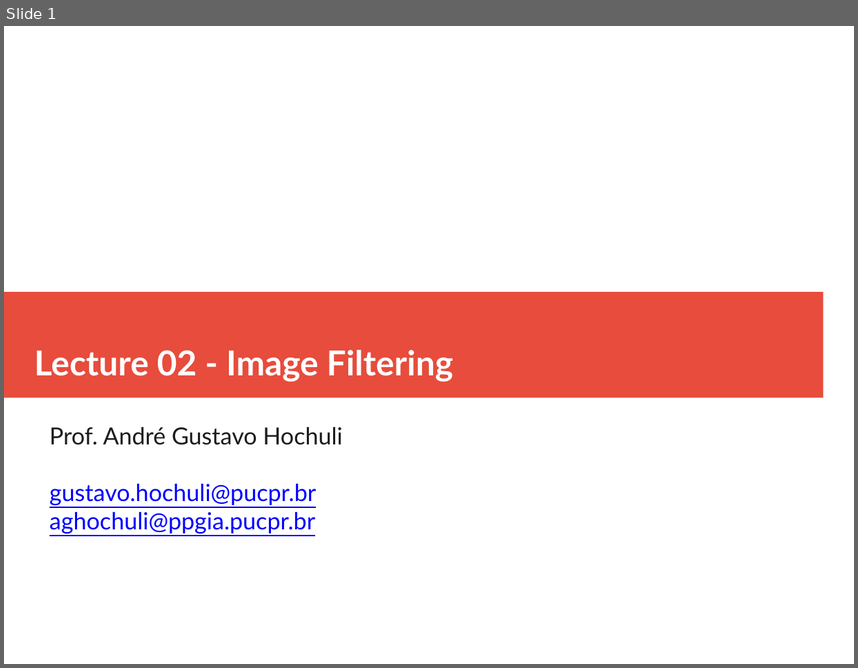
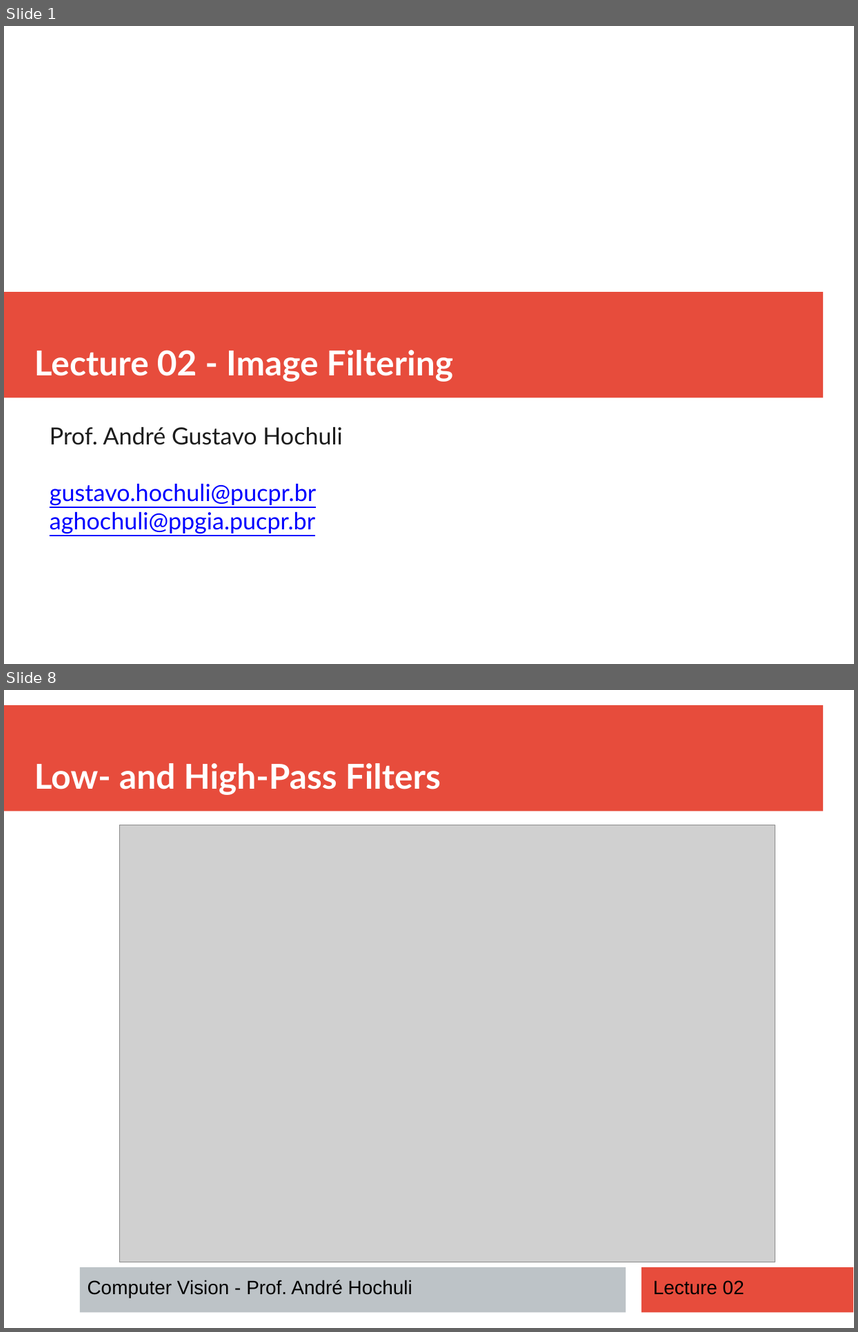
Before and after one commit to andrehochuli/teaching, a slide deck: ComputerVision/Lecture 02 - Image Filtering/Lecture 02 - Image Filtering.pptx. Shown one above the other, each under a label of ours: slide 1 before the commit, slides 1 and 8 after it; the slides between them are not shown. The pictures are 858x668 and 858x1332 pixels, drawn with LibreOffice and Linux fonts; fonts in the diff are those of the drawing; grey boxes stand for pictures. Boxes give left, top, right and bottom in pixels: in the first picture for what was removed or moved away, otherwise in the second. Text is boxed around its words. In the diff, an @@ line names an element or a change of style, - is before the commit and + after.

```diff
--- a/ComputerVision/Lecture 02 - Image Filtering/Lecture 02 - Image Filtering.pptx
+++ b/ComputerVision/Lecture 02 - Image Filtering/Lecture 02 - Image Filtering.pptx
@@ slide 8 added at (x1=4, y1=690, x2=854, y2=1328), background #FFFFFF @@
@@ rectangle added at (x1=4, y1=705, x2=823, y2=811), fill #E74C3C @@
@@ text added at (x1=34, y1=763, x2=441, y2=795), 32 pt, text #FFFFFF, bold @@
+Low- and High-Pass Filters
@@ picture added at (x1=120, y1=825, x2=775, y2=1263) @@
@@ rectangle added at (x1=80, y1=1267, x2=626, y2=1312), fill #BDC3C7 @@
@@ rectangle added at (x1=642, y1=1267, x2=854, y2=1312), fill #E74C3C @@
@@ text added at (x1=87, y1=1279, x2=412, y2=1297), 18 pt, text #000000 @@
+Computer Vision - Prof. André Hochuli
@@ text added at (x1=653, y1=1280, x2=744, y2=1294), 18 pt, text #000000 @@
+Lecture 02
```
Also in this commit, not shown: 7 slides changed, 14 other slides added, 2 other files.
